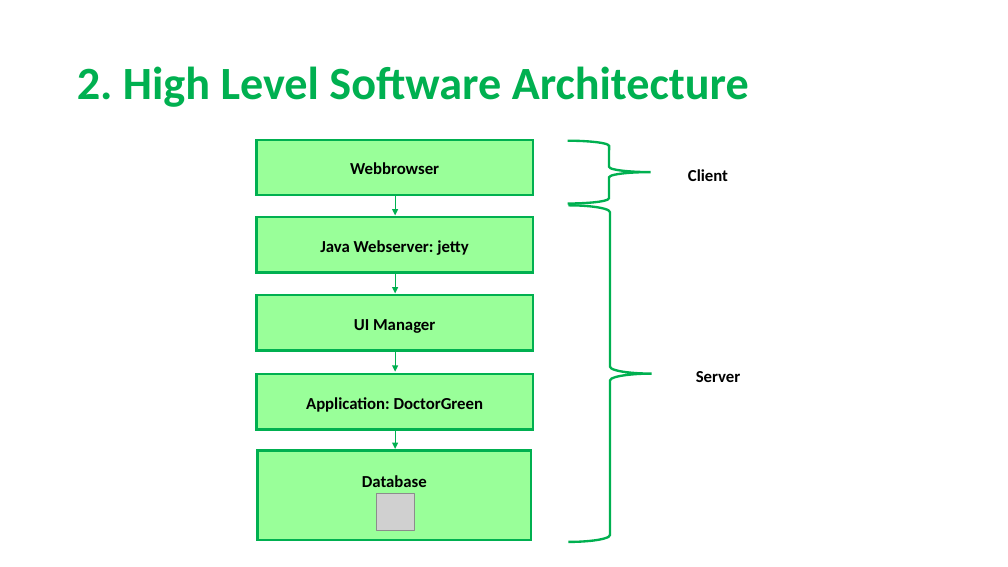
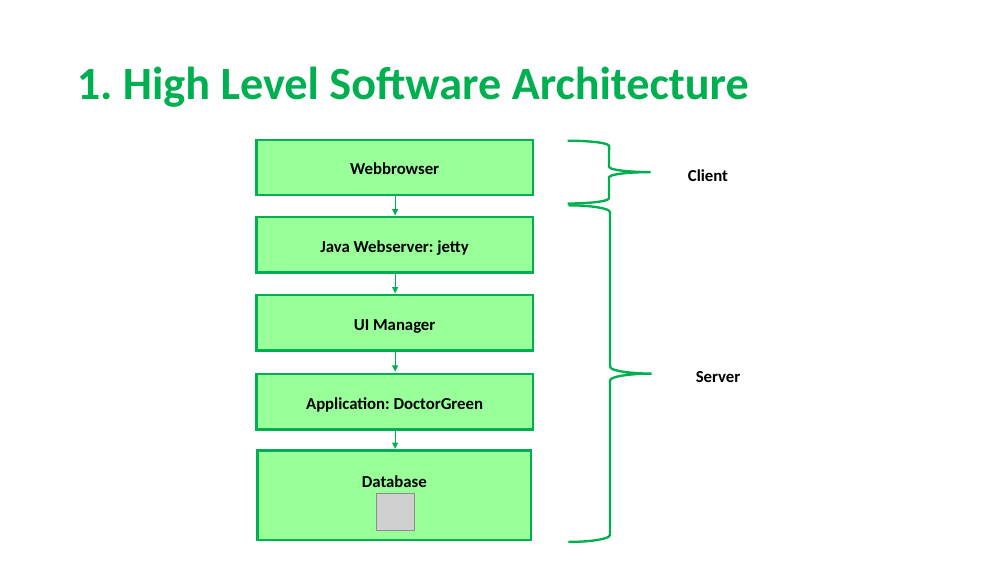
Before and after one commit to sarahmele/ch.bfh.btx8081.w2015.green, a slide deck: slide 3 of doc/task09/Task9.pptx (slide 4 before the commit). Drawn at 1008x567 pixels with LibreOffice and Linux fonts; fonts in the diff are those of the drawing; grey boxes stand for pictures. Boxes give left, top, right and bottom in pixels: in the first picture for what was removed or moved away, otherwise in the second. Text is boxed around its words. In the diff, an @@ line names an element or a change of style, - is before the commit and + after.

```diff
--- a/doc/task09/Task9.pptx
+++ b/doc/task09/Task9.pptx
@@ title at box(77, 66, 749, 107): text changed @@
-2. High Level Software Architecture
+1. High Level Software Architecture
```
Also in this commit, not shown: 4 other slides changed.
